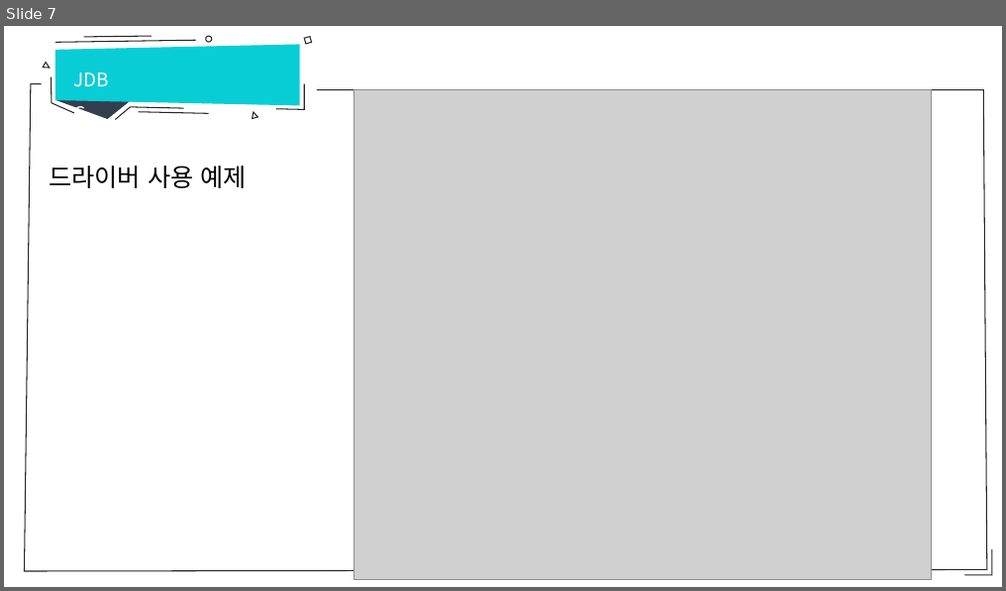
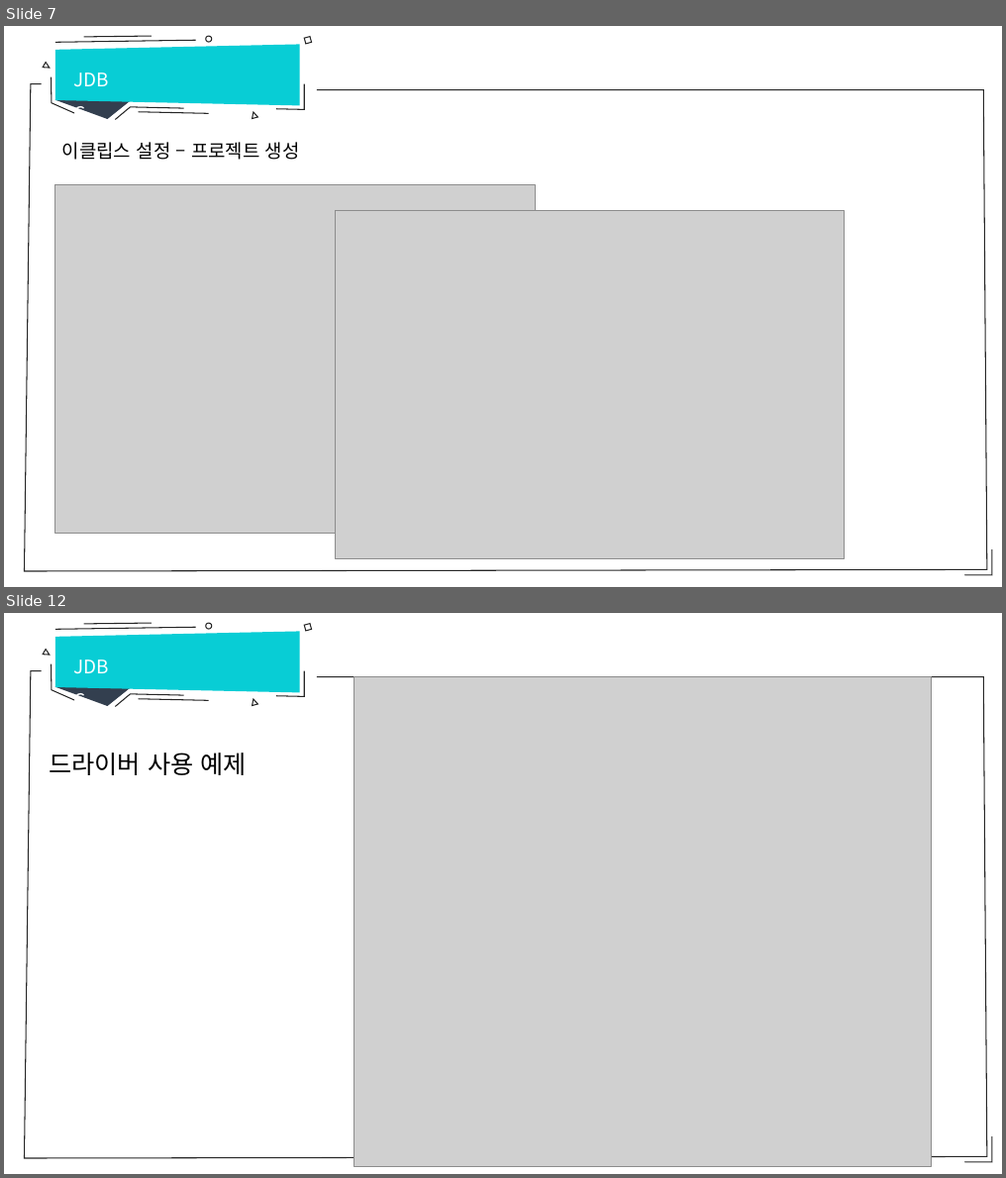
Before and after one commit to hitxid/openDatabase, a slide deck: database/JDBC개념및데이터베이스프로그래밍.pptx. Shown one above the other, each under a label of ours: slide 7 before the commit, slides 7 and 12 after it; the slides between them are not shown. The pictures are 1006x591 and 1006x1178 pixels, drawn with LibreOffice and Linux fonts; fonts in the diff are those of the drawing; grey boxes stand for pictures. Boxes give left, top, right and bottom in pixels: in the first picture for what was removed or moved away, otherwise in the second. Text is boxed around its words. In the diff, an @@ line names an element or a change of style, - is before the commit and + after.

```diff
--- a/database/JDBC개념및데이터베이스프로그래밍.pptx
+++ b/database/JDBC개념및데이터베이스프로그래밍.pptx
@@ slide 7 added at (4,26,1002,587), background #FFFFFF; not listed: 14 template elements that a slide beside it also shows @@
@@ text added at (67,53,126,90), 18 pt, text #FFFFFF @@
+JDBC
@@ text added at (62,142,300,160), 18 pt, text #000000 @@
+이클립스 설정 – 프로젝트 생성
@@ picture added at (54,185,536,534) @@
@@ picture added at (336,211,845,559) @@
@@ what was slide 7 is now slide 12 @@
```
Also in this commit, not shown: 4 other slides added, 2 other files.
